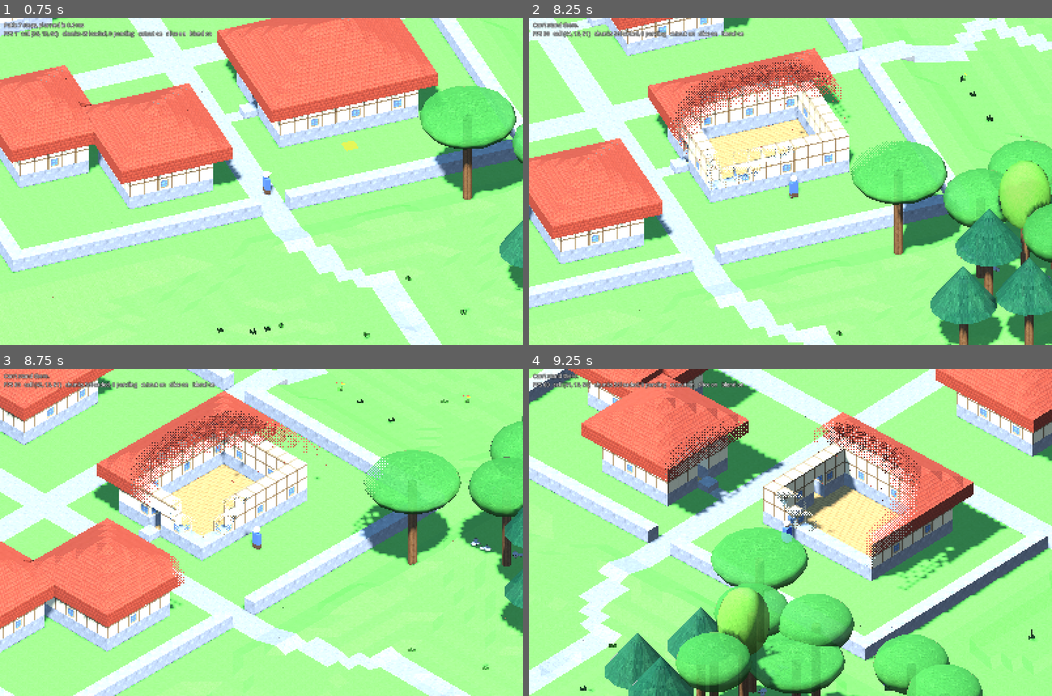
Above: before the commit, frames 1-4 (two rows, left to right).
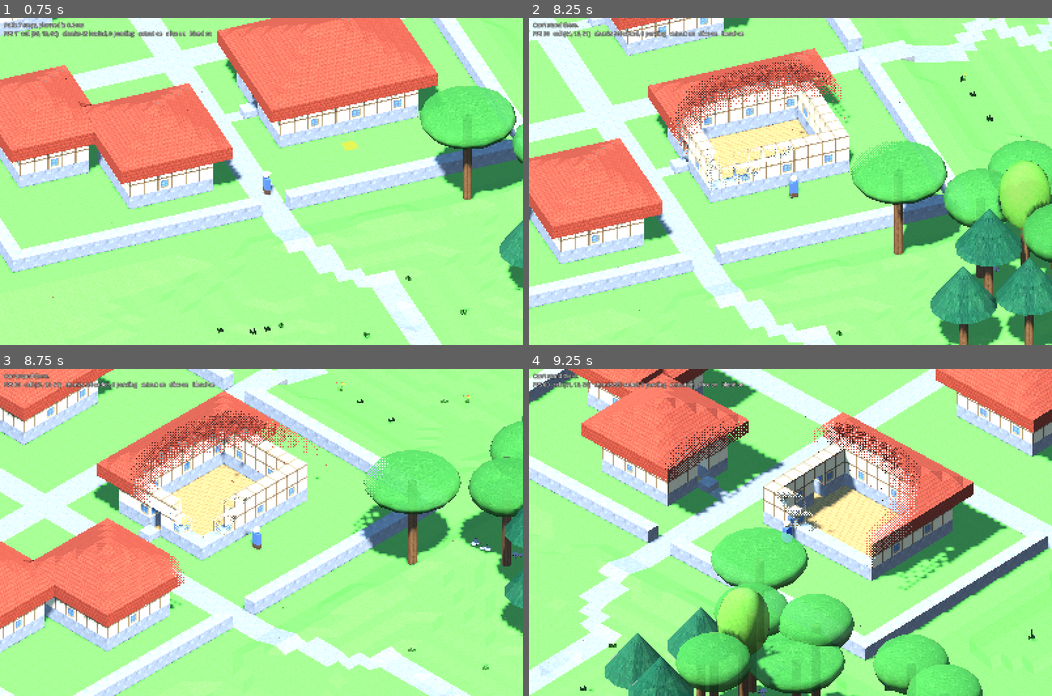
Above: after the commit, the same moments.

Repository: svachalek/iso-rpg
Game: Godot game, scene res://scenes/main.tscn
Two runs of this game, one before a commit and one after it. Both use one fixed random seed, a clock stepped at 60 frames per second and the inputs below.
Inputs (mouse positions are in pixels of both pictures, inside the frame that each line leads up to):
- Up to frame 1 (0.75 s): tap Enter at 0.5 s; move the mouse to (376, 165) at 0.52 s; hold D from 0.53 s (still down); tap Q at 0.6 s; click (376, 165) at 0.67 s
- Up to frame 2 (8.25 s): move the mouse to (685, 197) at 1.27 s; release D at 1.28 s; hold S 1.28-2.03 s; tap one key every 0.75 s from 1.35 s: E C V B Q E C V B Q; move the mouse to (842, 109) at 2.02 s; hold D 2.03-2.78 s; move the mouse to (764, 246) at 2.77 s; hold W 2.78-3.53 s; click (764, 246) at 2.92 s; move the mouse to (947, 230) at 3.52 s; hold A 3.53-5.03 s; move the mouse to (633, 132) at 4.27 s; move the mouse to (816, 181) at 5.02 s; hold S 5.03-5.78 s; click (816, 181) at 5.17 s; move the mouse to (712, 99) at 5.77 s; hold D 5.78-6.53 s; move the mouse to (905, 165) at 6.52 s; hold W 6.53-7.28 s; move the mouse to (685, 197) at 7.27 s; hold D 7.28-8.03 s; click (685, 197) at 7.42 s; move the mouse to (842, 109) at 8.02 s; hold S from 8.03 s (still down)
- Up to frame 3 (8.75 s): keep holding S
- Up to frame 4 (9.25 s): move the mouse to (764, 597) at 8.77 s; release S at 8.78 s; hold A from 8.78 s (still down); tap E at 8.85 s

Frame 1 is identical in both runs. In frame 2, 0.1% of the frame differs, in the area x 97-100%, y 0-9%; in frame 3, less than 0.1%; in frame 4, less than 0.1%.

Commit message:
Rivers: always carve the channel, fill the floodplain, narrower rivers
Only banks skip flooding; hollows beside a river are filled to just above
the water so a river no longer reads as a chain of lakes. River levels never
exceed the ground at their own centre line.

Co-Authored-By: Claude Fable 5.1 <noreply@anthropic.com>
Claude-Session: https://claude.ai/code/session_01Ng35xHz7rVLpVE1NwmT9oE

Diff:
--- a/scripts/river_network.gd
+++ b/scripts/river_network.gd
@@ -12,7 +12,7 @@
 const MARGIN := 48       # extra cells traced around a region
 const STEP := 2          # cells between noise samples
 const BUCKET := 16       # cells per spatial bucket
-const HALF_WIDTH := 3.5  # channel half width in cells
+const HALF_WIDTH := 2.5  # channel half width in cells
 const LEVEL_RADIUS := 8.0  # disc radius for the level average, in cells
 
 var _noise: FastNoiseLite
@@ -117,16 +117,18 @@
 
 
 ## Water level at a centre-line point: the smoothed terrain averaged over a
-## disc around it, less one cube. Shared endpoints get identical values, so
-## the level is continuous along the river and constant across it.
+## disc around it, but never above the ground at the point itself, less one
+## cube. Shared endpoints get identical values, so the level is continuous
+## along the river and constant across it.
 func _level_at(p: Vector2) -> float:
 	var key := Vector2i(roundi(p.x * 100.0), roundi(p.y * 100.0))
 	if _levels.has(key):
 		return _levels[key]
-	var sum: float = _smooth_height.call(p.x, p.y)
+	var centre: float = _smooth_height.call(p.x, p.y)
+	var sum := centre
 	for k in 4:
 		var a := TAU * k / 4.0
 		sum += _smooth_height.call(p.x + cos(a) * LEVEL_RADIUS, p.y + sin(a) * LEVEL_RADIUS)
-	var level := sum / 5.0 - 1.0
+	var level := minf(sum / 5.0, centre) - 1.0
 	_levels[key] = level
 	return level
--- a/scripts/world_gen.gd
+++ b/scripts/world_gen.gd
@@ -124,18 +124,23 @@
 	if dist >= hw + RIVER_BANK_CELLS:
 		return Vector2(h, SEA_LEVEL)
 	var level := maxf(probe.y, float(SEA_LEVEL))
-	# A level above this column's own ground means the river runs along a
-	# hillside here, or the ground is a hollow beside it; leave the ground
-	# alone rather than flood it into a wide pool.
-	if level > _smooth_height(x, z) + 1.0:
+	# The channel is always carved. The bank starts under water so the shore
+	# is a gentle slope rather than a lip.
+	if dist < hw:
+		var bed := level - 0.8 - (1.0 - dist / hw) * 1.5
+		return Vector2(minf(h, bed), level)
+	# A river running along a hillside, with its level well above the ground
+	# beside it, leaves that ground alone.
+	if level > _smooth_height(x, z) + 1.5:
 		return Vector2(h, SEA_LEVEL)
-	# The bank starts a little deeper than one cube under so that narrow
-	# bars between braided channels stay submerged.
-	if dist < hw:
-		var bed := level - 1.3 - (1.0 - dist / hw) * 1.2
-		return Vector2(minf(h, bed), level)
-	var shoulder := level - 1.3 + (dist - hw) * 0.5
-	return Vector2(minf(h, shoulder), level)
+	# The bank: a shore sloping up from the channel, and beyond it a
+	# floodplain filled to just above the water so hollows beside the river
+	# do not read as lakes.
+	var shoulder := level - 0.8 + (dist - hw) * 0.5
+	var ground := minf(h, shoulder)
+	if shoulder >= level + 0.3:
+		ground = maxf(ground, level + 0.3)
+	return Vector2(ground, level)
 
 
 func surface_tile(h: int, water_level: int = SEA_LEVEL) -> int:
